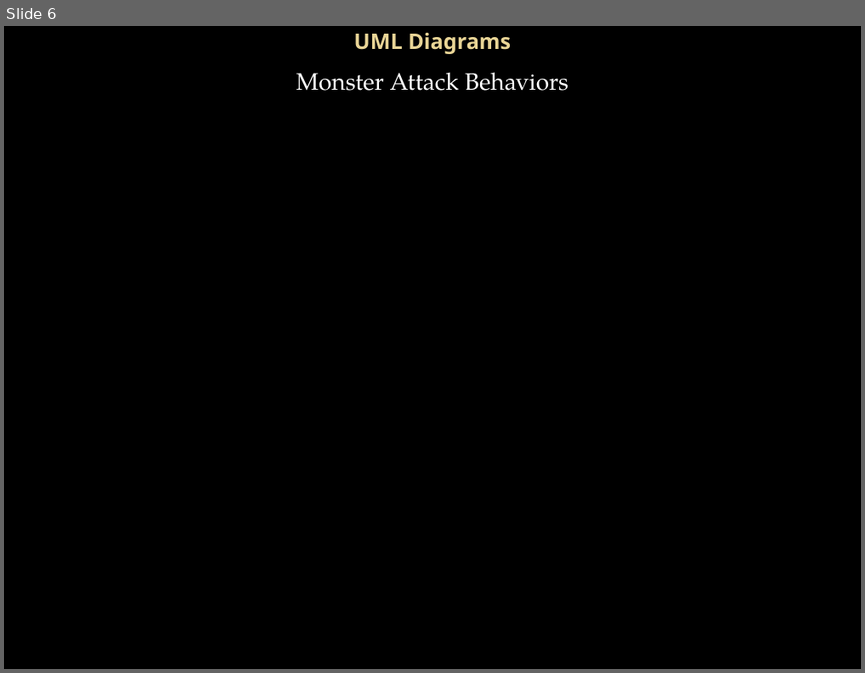
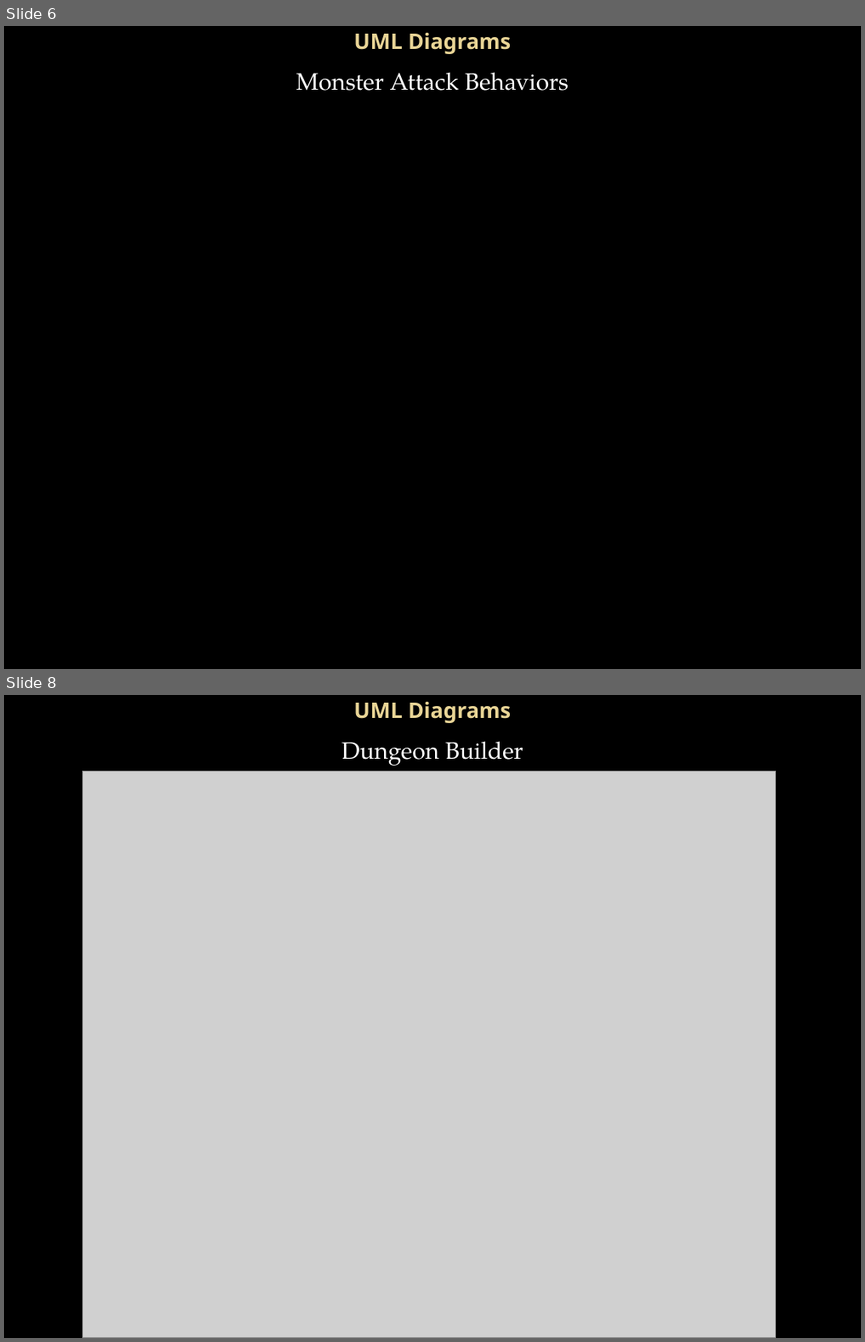
Before and after one commit to mattsw/CSCD454FinalProject, a slide deck: Project Documents/FinalPresentation.pptx. Shown one above the other, each under a label of ours: slide 6 before the commit, slides 6 and 8 after it; the slides between them are not shown. The pictures are 865x673 and 865x1342 pixels, drawn with LibreOffice and Linux fonts; fonts in the diff are those of the drawing; grey boxes stand for pictures; background and template pictures are left out. Boxes give left, top, right and bottom in pixels: in the first picture for what was removed or moved away, otherwise in the second. Text is boxed around its words. In the diff, an @@ line names an element or a change of style, - is before the commit and + after.

```diff
--- a/Project Documents/FinalPresentation.pptx
+++ b/Project Documents/FinalPresentation.pptx
@@ slide 8 added at <box>4,695,861,1338</box>, background picture (left out) @@
@@ title added at <box>354,702,511,723</box>, 18 pt, text gradient #EAD696 to #E7D081, bold @@
+UML Diagrams
@@ text added at <box>341,741,523,766</box>, 20 pt, text #FFFFFF @@
+Dungeon Builder
@@ picture added at <box>83,771,775,1338</box> @@
```
Also in this commit, not shown: 3 other slides added.
